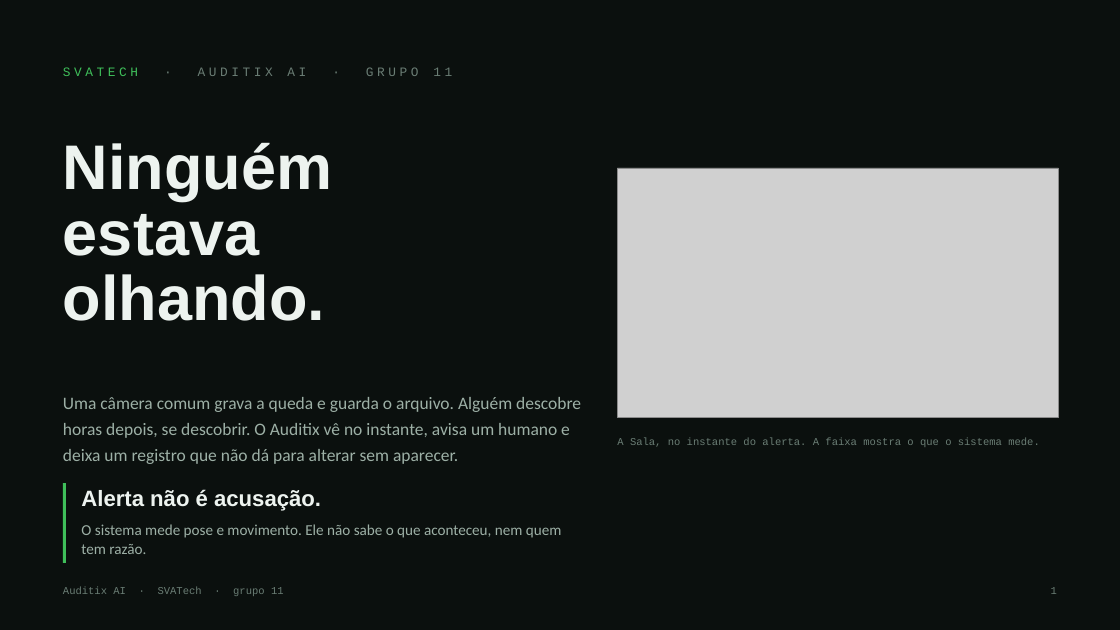
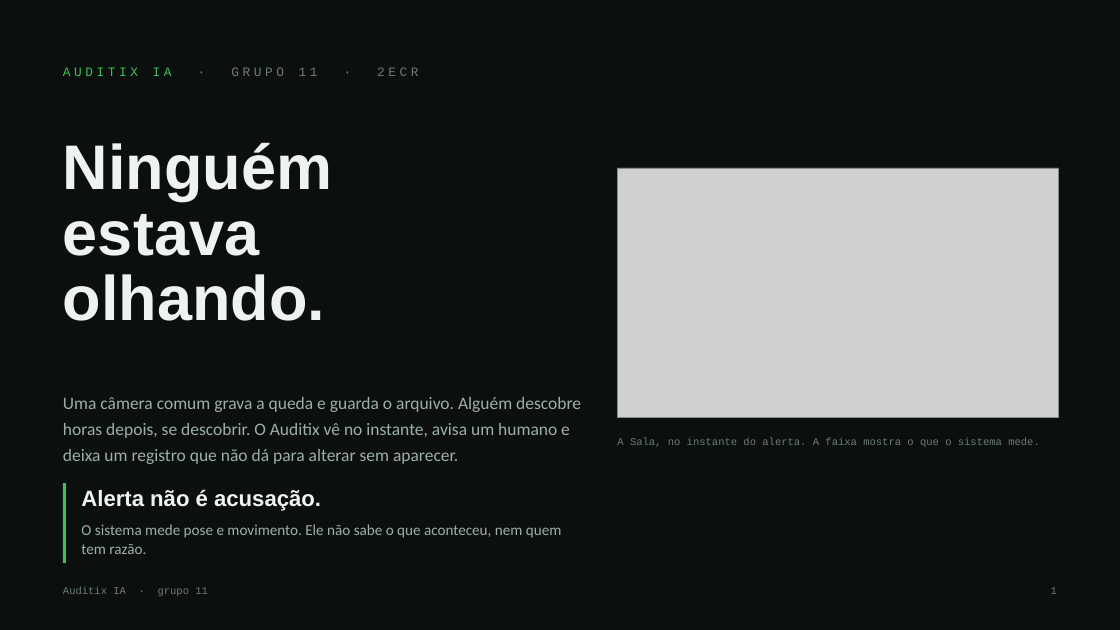
Before and after one commit to EnzoRenato16/Next, a slide deck: slide 1 of Auditix-slides.pptx. Drawn at 1120x630 pixels with LibreOffice and Linux fonts; fonts in the diff are those of the drawing; grey boxes stand for pictures. Boxes give left, top, right and bottom in pixels: in the first picture for what was removed or moved away, otherwise in the second. Text is boxed around its words. In the diff, an @@ line names an element or a change of style, - is before the commit and + after.

```diff
--- a/Auditix-slides.pptx
+++ b/Auditix-slides.pptx
@@ text at <box>63,67,418,76</box>: text changed @@
-SVATECH · AUDITIX AI · GRUPO 11
+AUDITIX IA · GRUPO 11 · 2ECR
@@ text at <box>63,587,208,596</box>: text changed @@
-Auditix AI · SVATech · grupo 11
+Auditix IA · grupo 11
```
Also in this commit, not shown: 12 other slides changed, 1 slide removed, 5 other files.
